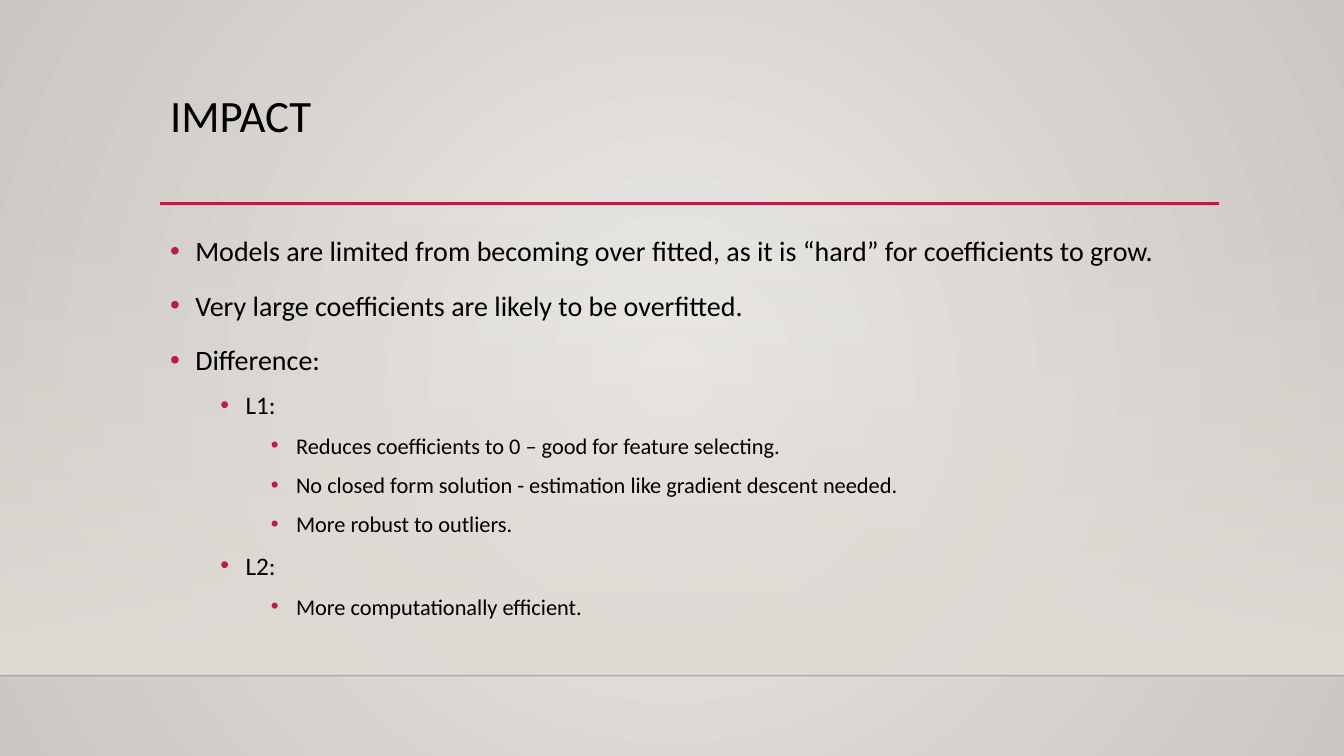
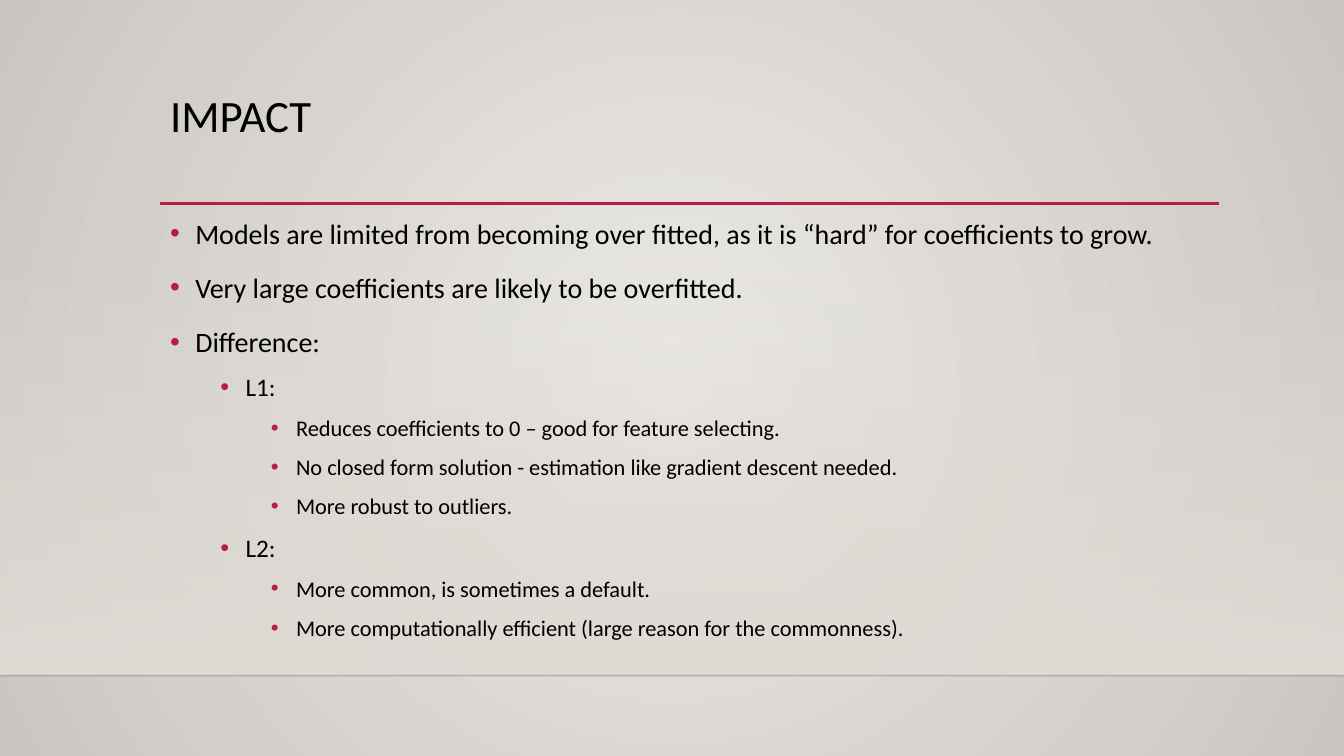
Before and after one commit to glennybarnes/Intro_to_Machine_Learning_Students, a slide deck: slide 36 of reference_content/Slides/007_Basis_and_Regularization.pptx (slide 17 before the commit). Drawn at 1344x756 pixels with LibreOffice and Linux fonts; fonts in the diff are those of the drawing; background and template pictures are left out. Boxes give left, top, right and bottom in pixels: in the first picture for what was removed or moved away, otherwise in the second. Text is boxed around its words. In the diff, an @@ line names an element or a change of style, - is before the commit and + after.

```diff
--- a/reference_content/Slides/007_Basis_and_Regularization.pptx
+++ b/reference_content/Slides/007_Basis_and_Regularization.pptx
@@ text "Models are limited from becoming ...": place and size @@
-text "Models are limited from becoming ..." at (195, 241, 1153, 619)
+text "Models are limited from becoming ..." at (195, 224, 1153, 640)
@@ text at (296, 581, 904, 640): text changed @@
-    • More computationally efficient.
+    • More common, is sometimes a default.
+    • More computationally efficient (large reason for the commonness).
```
Also in this commit, not shown: 4 other slides changed, 19 slides added, 8 other files.
